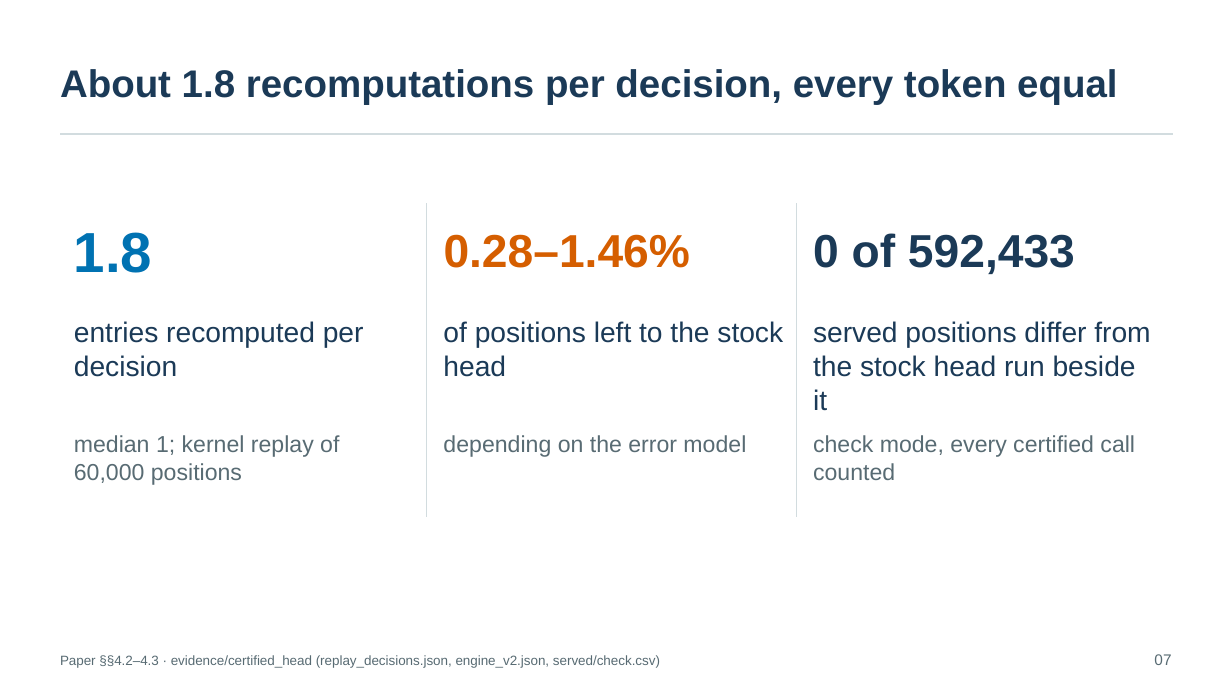
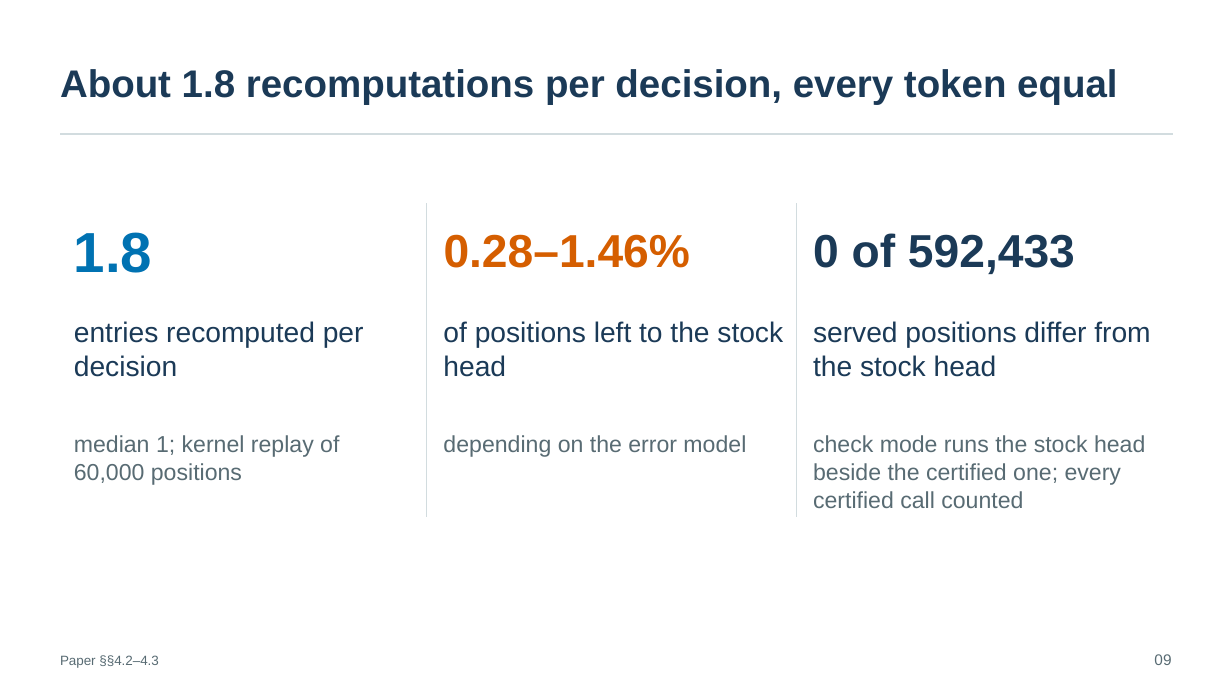
Before and after one commit to SamMausberg/verified-progress, a slide deck: slide 9 of presentation/verifier_paper_talk.pptx (slide 7 before the commit). Drawn at 1232x693 pixels with LibreOffice and Linux fonts; fonts in the diff are those of the drawing. Boxes give left, top, right and bottom in pixels: in the first picture for what was removed or moved away, otherwise in the second. Text is boxed around its words. In the diff, an @@ line names an element or a change of style, - is before the commit and + after.

```diff
--- a/presentation/verifier_paper_talk.pptx
+++ b/presentation/verifier_paper_talk.pptx
@@ text at [813, 321, 1150, 377]: text changed @@
-served positions differ from the stock head run beside it
+served positions differ from the stock head
@@ text at [813, 435, 1145, 508]: text changed @@
-check mode, every certified call counted
+check mode runs the stock head beside the certified one; every certified call counted
@@ text at [60, 655, 159, 668]: text changed @@
-Paper §§4.2–4.3 · evidence/certified_head (replay_decisions.json, engine_v2.json, served/check.csv)
+Paper §§4.2–4.3
@@ text at [1154, 654, 1171, 665]: text changed @@
-07
+09
```
Also in this commit, not shown: 27 other slides changed, 2 slides added, 2 slides removed, 3 other files.
